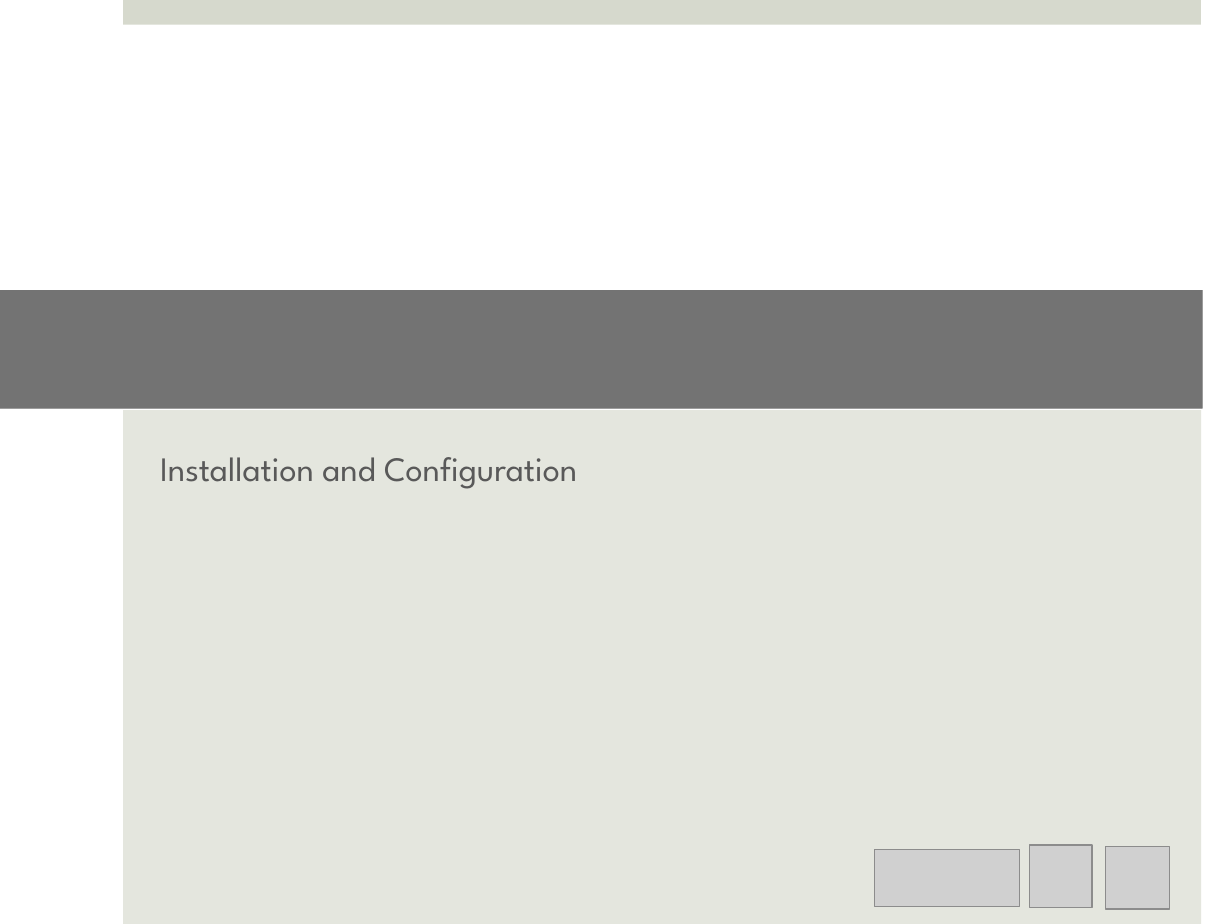
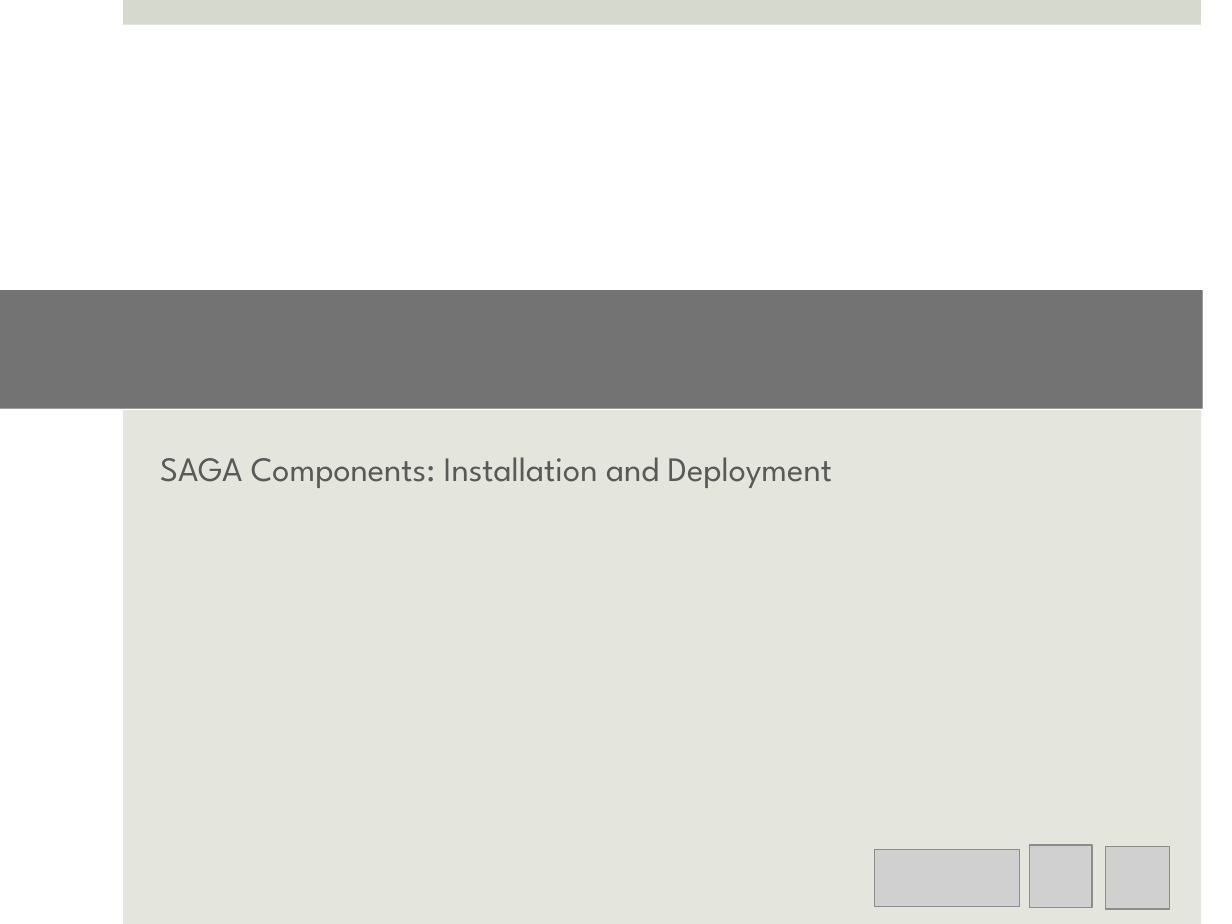
Before and after one commit to saga-project/saga-cpp-legacy-projects, a slide deck: slide 1 of tutorial/general_tutorial/Installation.pptx. Drawn at 1232x924 pixels with LibreOffice and Linux fonts; fonts in the diff are those of the drawing; grey boxes stand for pictures; background and template pictures are left out. Boxes give left, top, right and bottom in pixels: in the first picture for what was removed or moved away, otherwise in the second. Text is boxed around its words. In the diff, an @@ line names an element or a change of style, - is before the commit and + after.

```diff
--- a/tutorial/general_tutorial/Installation.pptx
+++ b/tutorial/general_tutorial/Installation.pptx
@@ title at (160, 457, 832, 488): text changed @@
-Installation and Configuration
+SAGA Components: Installation and Deployment
```
Also in this commit, not shown: 2 slides added, 1 other file.
